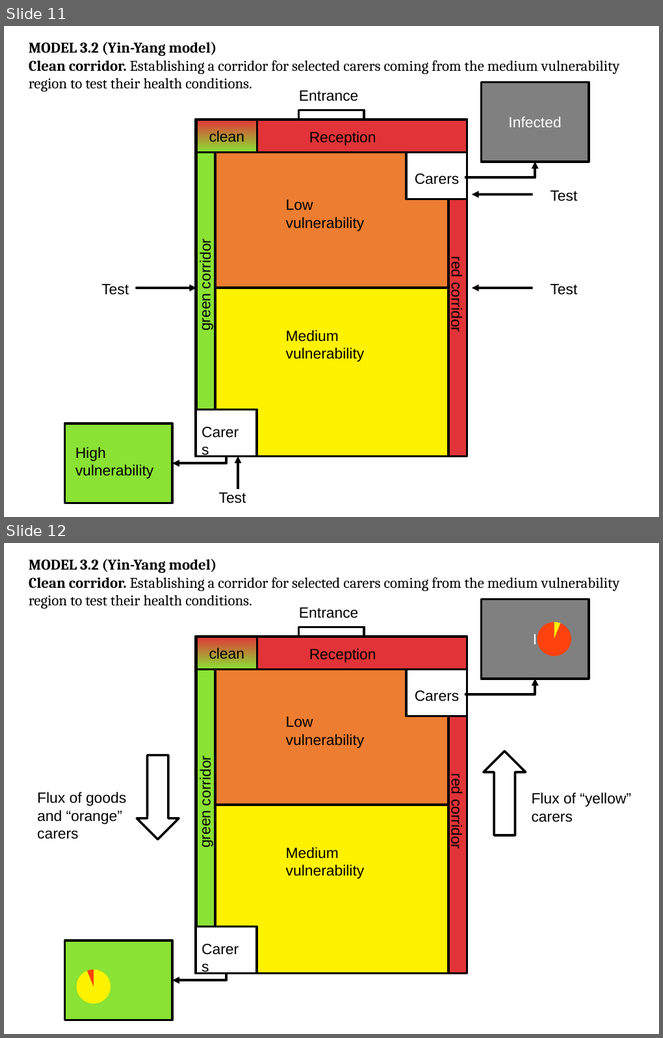
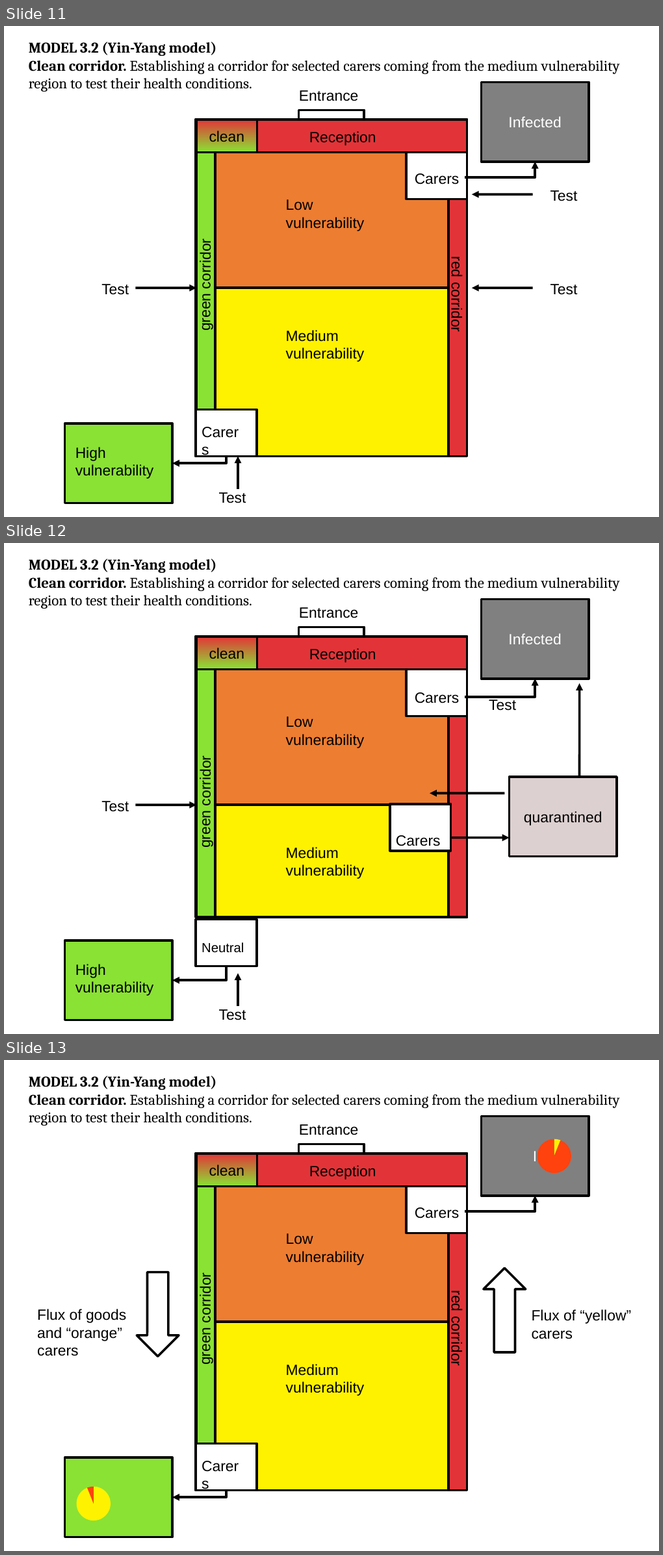
Before and after one commit to crowdfightcovid19/req-550-Syria, a slide deck: docs/Model_RefugeeCamps.odp. Shown one above the other, each under a label of ours: slides 11 and 12 before the commit, slides 11, 12 and 13 after it. The pictures are 663x1038 and 663x1555 pixels, drawn with LibreOffice and Linux fonts; fonts in the diff are those of the drawing. Boxes give left, top, right and bottom in pixels: in the first picture for what was removed or moved away, otherwise in the second. Text is boxed around its words. In the diff, an @@ line names an element or a change of style, - is before the commit and + after.

Commit message:
modifications made for the ppt

```diff
--- a/docs/Model_RefugeeCamps.odp
+++ b/docs/Model_RefugeeCamps.odp
@@ slide 12 added at <box>4,543,659,1034</box>, background #FFFFFF @@
@@ text added at <box>29,559,620,609</box>, 18 pt, text #000000 @@
+MODEL 3.2 (Yin-Yang model)
+Clean corridor. Establishing a corridor for selected carers coming from the medium vulnerability region to test their health conditions.
@@ rectangle added at <box>482,599,589,679</box>, fill #808080, outline #020202 2.83 pt, 18 pt, text #FFFFFF @@
+Infected
@@ text added at <box>299,607,358,618</box>, 18 pt, text #000000 @@
+Entrance
@@ rectangle added at <box>196,637,467,917</box>, fill #FFF200, outline #020202 2.83 pt @@
@@ rectangle added at <box>196,637,467,804</box>, fill #E23438, outline #020202 2.83 pt @@
@@ rectangle added at <box>196,637,258,669</box>, fill gradient #8AE234 to #E23438, outline #020202 2.83 pt, 18 pt, text #000000 @@
+clean
@@ rectangle added at <box>299,627,364,646</box>, outline #020202 2.83 pt @@
@@ text added at <box>310,648,376,663</box>, 18 pt, text #000000 @@
+Reception
@@ rectangle added at <box>196,670,467,805</box>, fill #ED7D31, outline #020202 2.83 pt @@
@@ rectangle added at <box>196,670,215,917</box>, fill #8AE234, outline #020202 2.83 pt @@
@@ rectangle added at <box>406,670,467,717</box>, fill #FFFFFF, outline #020202 2.83 pt @@
@@ elbow arrow added from (466, 697) to (536, 679), #000000 2.83 pt @@
@@ text added at <box>415,693,460,704</box>, 18 pt, text #000000 @@
+Carers
@@ arrow added from (580, 791) to (580, 683), #000000 2.83 pt @@
@@ text added at <box>286,717,365,748</box>, 18 pt, text #000000 @@
+Low vulnerability
@@ rectangle added at <box>449,716,467,917</box>, fill #E23438, outline #020202 2.83 pt @@
@@ text added at <box>489,700,516,711</box>, 18 pt, text #000000 @@
+Test
@@ text added at <box>197,761,214,847</box>, 18 pt, text #000000 @@
+green corridor
@@ arrow added from (505, 793) to (430, 793), #000000 2.83 pt @@
@@ rectangle added at <box>509,777,617,857</box>, fill #DDD0D0, outline #020202 2.83 pt, 18 pt, text #000000 @@
+quarantined
@@ text added at <box>102,801,129,812</box>, 18 pt, text #000000 @@
+Test
@@ arrow added from (135, 805) to (196, 805), #000000 2.83 pt @@
@@ rectangle added at <box>391,804,451,851</box>, fill #FFFFFF, outline #020202 2.83 pt @@
@@ text added at <box>286,847,365,879</box>, 18 pt, text #000000 @@
+Medium vulnerability
@@ text added at <box>396,835,441,847</box>, 18 pt, text #000000 @@
+Carers
@@ arrow added from (440, 838) to (509, 838), #000000 2.83 pt @@
@@ rectangle added at <box>196,920,257,967</box>, fill #FFFFFF, outline #020202 2.83 pt @@
@@ rectangle added at <box>64,941,172,1021</box>, fill #8AE234, outline #020202 2.83 pt @@
@@ text added at <box>202,943,244,953</box>, 16 pt, text #000000 @@
+Neutral
@@ text added at <box>76,964,154,996</box>, 18 pt, text #000000 @@
+High
+vulnerability
@@ elbow arrow added from (226, 967) to (172, 980), #000000 2.83 pt @@
@@ arrow added from (238, 1006) to (238, 973), #000000 2.83 pt @@
@@ text added at <box>219,1010,246,1021</box>, 18 pt, text #000000 @@
+Test
@@ what was slide 12 is now slide 13 @@
```
